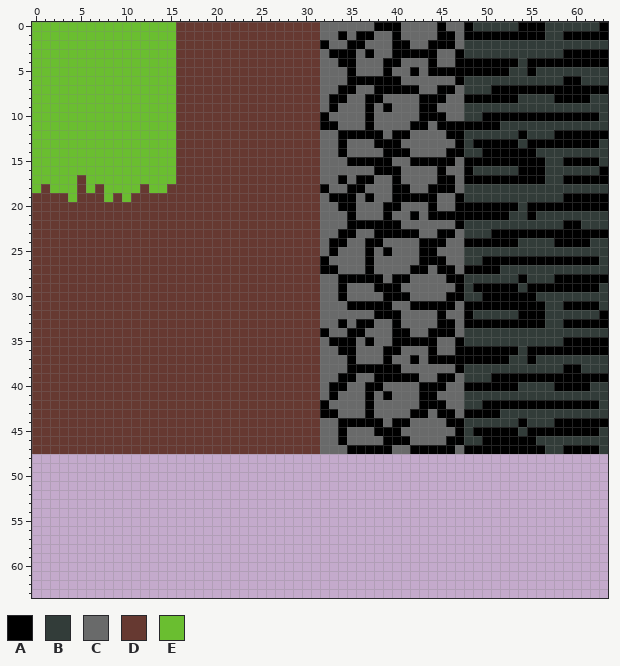
Pixel-art file, stored at img/texture.aseprite. That is the earlier state.
64x64 pixels, 1 frame.
Palette (. is transparent): A #000000  B #323c39  C #696a6a  D #663931  E #6abe30
Pixels before (only the part around the change), first column x 5:
 0 EEEEEEEEEEEDDDDDDDDDDDDDDDDCCCCCCAAACCCCACCABBBBBAAABBBBBBA
 1 EEEEEEEEEEEDDDDDDDDDDDDDDDDCCACAACCACCCCAACAAAAAAAAABBAAAAA
 2 EEEEEEEEEEEDDDDDDDDDDDDDDDDACCAACCCAACCAAACBBBBBBBBBBBBBBBB
 3 EEEEEEEEEEEDDDDDDDDDDDDDDDDCAAACACCAAAAACCABBBBBBBBBBBAAAAA
 4 EEEEEEEEEEEDDDDDDDDDDDDDDDDCCAACCCAACCCACCAAAAAAABAAAAAAAAA
 5 EEEEEEEEEEEDDDDDDDDDDDDDDDDCCCACCCACCACAAAAAAAAABBABBBBBBBB
 6 EEEEEEEEEEEDDDDDDDDDDDDDDDDCCCAAAAAACCCCCCABBBBBBBBBBBAABBB
 7 EEEEEEEEEEEDDDDDDDDDDDDDDDDCCAACCAAAAACCAACBBBAAAAAAAAAAAAA
 8 EEEEEEEEEEEDDDDDDDDDDDDDDDDCAACCAACCCCAAACCAAAAAABBBBAAAABB
 9 EEEEEEEEEEEDDDDDDDDDDDDDDDDCACCCACACCCAACCCBBBBBBBBBBBBBBBB
10 EEEEEEEEEEEDDDDDDDDDDDDDDDDACCCCACCCCCAAACCBBAAAAAAAAAAAAAB
11 EEEEEEEEEEEDDDDDDDDDDDDDDDDAACCCACCCCAACAAAAAAABBBBBBBBBBBB
12 EEEEEEEEEEEDDDDDDDDDDDDDDDDCCAAAAACAACCCCAABBBBBBABBBAAAAAA
13 EEEEEEEEEEEDDDDDDDDDDDDDDDDCCACCCAAACCCCCCABAAAAABAAAAAAAAB
14 EEEEEEEEEEEDDDDDDDDDDDDDDDDCCACCCCAAACCCCAABBAAAAAABBBBBBBB
15 EEEEEEEEEEEDDDDDDDDDDDDDDDDCCCAAAAACCAAAAACAAAAAAAAABBAAAAB
16 EEEEEEEEEEEDDDDDDDDDDDDDDDDCCCCCCAAACCCCACCABBBBBAAABBBBBBA
17 DEEEEEEEEEEDDDDDDDDDDDDDDDDCCACAACCACCCCAACAAAAAAAAABBAAAAA
18 DEDEEEEDEEDDDDDDDDDDDDDDDDDACCAACCCAACCAAACBBBBBBBBBBBBBBBB
19 DDDEDEDDDDDDDDDDDDDDDDDDDDDCAAACACCAAAAACCABBBBBBBBBBBAAAAA
20 DDDDDDDDDDDDDDDDDDDDDDDDDDDCCAACCCAACCCACCAAAAAAABAAAAAAAAA
21 DDDDDDDDDDDDDDDDDDDDDDDDDDDCCCACCCACCACAAAAAAAAABBABBBBBBBB
22 DDDDDDDDDDDDDDDDDDDDDDDDDDDCCCAAAAAACCCCCCABBBBBBBBBBBAABBB
23 DDDDDDDDDDDDDDDDDDDDDDDDDDDCCAACCAAAAACCAACBBBAAAAAAAAAAAAA
24 DDDDDDDDDDDDDDDDDDDDDDDDDDDCAACCAACCCCAAACCAAAAAABBBBAAAABB
25 DDDDDDDDDDDDDDDDDDDDDDDDDDDCACCCACACCCAACCCBBBBBBBBBBBBBBBB
26 DDDDDDDDDDDDDDDDDDDDDDDDDDDACCCCACCCCCAAACCBBAAAAAAAAAAAAAB
27 DDDDDDDDDDDDDDDDDDDDDDDDDDDAACCCACCCCAACAACAAAABBBBBBBBBBBB
28 DDDDDDDDDDDDDDDDDDDDDDDDDDDCCAAAAACAACCCCAABBBBBBABBBAAAAAA
29 DDDDDDDDDDDDDDDDDDDDDDDDDDDCCACCCAAACCCCCCABAAAAABAAAAAAAAB
30 DDDDDDDDDDDDDDDDDDDDDDDDDDDCCACCCCAAACCCCAABBAAAAAABBBBBBBB
31 DDDDDDDDDDDDDDDDDDDDDDDDDDDCCCAAAAACCAAAAACAAAAAAAAABBAAAAB
32 DDDDDDDDDDDDDDDDDDDDDDDDDDDCCCCCCAAACCCCACCABBBBBAAABBBBBBA
33 DDDDDDDDDDDDDDDDDDDDDDDDDDDCCACAACCACCCCAACAAAAAAAAABBAAAAA
34 DDDDDDDDDDDDDDDDDDDDDDDDDDDACCAACCCAACCAAACBBBBBBBBBBBBBBBB
35 DDDDDDDDDDDDDDDDDDDDDDDDDDDCAAACACCAAAAACCABBBBBBBBBBBAAAAA
36 DDDDDDDDDDDDDDDDDDDDDDDDDDDCCAACCCAACCCACCAAAAAAABAAAAAAAAA
37 DDDDDDDDDDDDDDDDDDDDDDDDDDDCCCACCCACCACAAAAAAAAABBABBBBBBBB
38 DDDDDDDDDDDDDDDDDDDDDDDDDDDCCCAAAAAACCCCCCABBBBBBBBBBBAABBB
39 DDDDDDDDDDDDDDDDDDDDDDDDDDDCCAACCAAAAACCAACBBBAAAAAAAAAAAAA
40 DDDDDDDDDDDDDDDDDDDDDDDDDDDCAACCAACCCCAAACCAAAAAABBBBAAAABB
41 DDDDDDDDDDDDDDDDDDDDDDDDDDDCACCCACACCCAACCCBBBBBBBBBBBBBBBB
42 DDDDDDDDDDDDDDDDDDDDDDDDDDDACCCCACCCCCAAACCBBAAAAAAAAAAAAAB
43 DDDDDDDDDDDDDDDDDDDDDDDDDDDAACCCACCCCAACAACAAAABBBBBBBBBBBB
44 DDDDDDDDDDDDDDDDDDDDDDDDDDDCCAAAAACAACCCCAABBBBBBABBBAAAAAA
45 DDDDDDDDDDDDDDDDDDDDDDDDDDDCCACCCAAACCCCCCABAAAAABAAAAAAAAB
46 DDDDDDDDDDDDDDDDDDDDDDDDDDDCCACCCCAAACCCCAABBAAAAAABBBBBBBB
47 DDDDDDDDDDDDDDDDDDDDDDDDDDDCCCAAAAACCAAAAACAAAAAAAAABBAAAAB
48 ...........................................................
49 ...........................................................
50 ...........................................................
51 ...........................................................
52 ...........................................................
53 ...........................................................
54 ...........................................................
55 ...........................................................
56 ...........................................................
57 ...........................................................
58 ...........................................................
And afterwards:
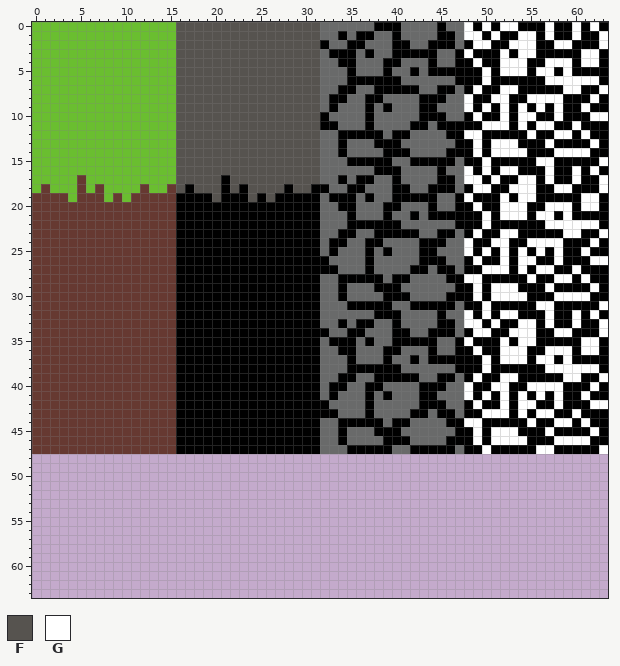
Colours new in this view: F #56534f  G #ffffff
Changes in this commit:
Changed rows in their new state; - is an unchanged pixel.
first column x 16:
 0 FFFFFFFFFFFFFFFF----------------GAGAGG---GAAGAG-
 1 FFFFFFFFFFFFFFFF----------------GG-G--GG-GA-G--G
 2 FFFFFFFFFFFFFFFF----------------AGGAAGGGAAGGAAAG
 3 FFFFFFFFFFFFFFFF----------------GAAAGAGGAAA--GG-
 4 FFFFFFFFFFFFFFFF-----------------G--GGG--GGG-GG-
 5 FFFFFFFFFFFFFFFF------------------G-GGG-GGAGAAAA
 6 FFFFFFFFFFFFFFFF----------------AAGAAAAAAGGGGGGA
 7 FFFFFFFFFFFFFFFF----------------AGA-GG-----GG--G
 8 FFFFFFFFFFFFFFFF----------------G--GG-AGGGG---GA
 9 FFFFFFFFFFFFFFFF----------------GAGAGAGAGAGAAGAA
10 FFFFFFFFFFFFFFFF----------------AG--G-GG--G---GG
11 FFFFFFFFFFFFFFFF------------------GGGAGAGGAAGAAA
12 FFFFFFFFFFFFFFFF----------------GGAAAA-GAAGG-G--
13 FFFFFFFFFFFFFFFF----------------AG-GGGA--G----GA
14 FFFFFFFFFFFFFFFF----------------AG-GGGG-AAGGGGAA
15 FFFFFFFFFFFFFFFF------------------G-----GGA----G
16 FFFFFFFFFFFFFFFF----------------GAGAGG---GAAGAG-
17 FFFFFAFFFFFFFFFF----------------GG-G--GG-GA-G--G
18 FAFFFAFAFFFFAFFA----------------AGGAAGGGAAGGAAAG
19 AAAAFAAAFAFAAAAA----------------GAAAGAGGAAA--GG-
20 AAAAAAAAAAAAAAAA-----------------G--GGG--GGG-GG-
21 AAAAAAAAAAAAAAAA------------------G-GGG-GGAGAAAA
22 AAAAAAAAAAAAAAAA----------------AAGAAAAAAGGGGGGA
23 AAAAAAAAAAAAAAAA----------------AGA-GG-----GG--G
24 AAAAAAAAAAAAAAAA----------------G--GG-AGGGG---GA
25 AAAAAAAAAAAAAAAA----------------GAGAGAGAGAGAAGAA
26 AAAAAAAAAAAAAAAA----------------AG--G-GG--G---GG
27 AAAAAAAAAAAAAAAA------------------GGGAGAGGAAGAAA
28 AAAAAAAAAAAAAAAA----------------GGAAAA-GAAGG-G--
29 AAAAAAAAAAAAAAAA----------------AG-GGGA--G----GA
30 AAAAAAAAAAAAAAAA----------------AG-GGGG-AAGGGGAA
31 AAAAAAAAAAAAAAAA------------------G-----GGA----G
32 AAAAAAAAAAAAAAAA----------------GAGAGG---GAAGAG-
33 AAAAAAAAAAAAAAAA----------------GG-G--GG-GA-G--G
34 AAAAAAAAAAAAAAAA----------------AGGAAGGGAAGGAAAG
35 AAAAAAAAAAAAAAAA----------------GAAAGAGGAAA--GG-
36 AAAAAAAAAAAAAAAA-----------------G--GGG--GGG-GG-
37 AAAAAAAAAAAAAAAA------------------G-GGG-GGAGAAAA
38 AAAAAAAAAAAAAAAA----------------AAGAAAAAAGGGGGGA
39 AAAAAAAAAAAAAAAA----------------AGA-GG-----GG--G
40 AAAAAAAAAAAAAAAA----------------G--GG-AGGGG---GA
41 AAAAAAAAAAAAAAAA----------------GAGAGAGAGAGAAGAA
42 AAAAAAAAAAAAAAAA----------------AG--G-GG--G---GG
43 AAAAAAAAAAAAAAAA------------------GGGAGAGGAAGAAA
44 AAAAAAAAAAAAAAAA----------------GGAAAA-GAAGG-G--
45 AAAAAAAAAAAAAAAA----------------AG-GGGA--G----GA
46 AAAAAAAAAAAAAAAA----------------AG-GGGG-AAGGGGAA
47 AAAAAAAAAAAAAAAA------------------G-----GGA----G
